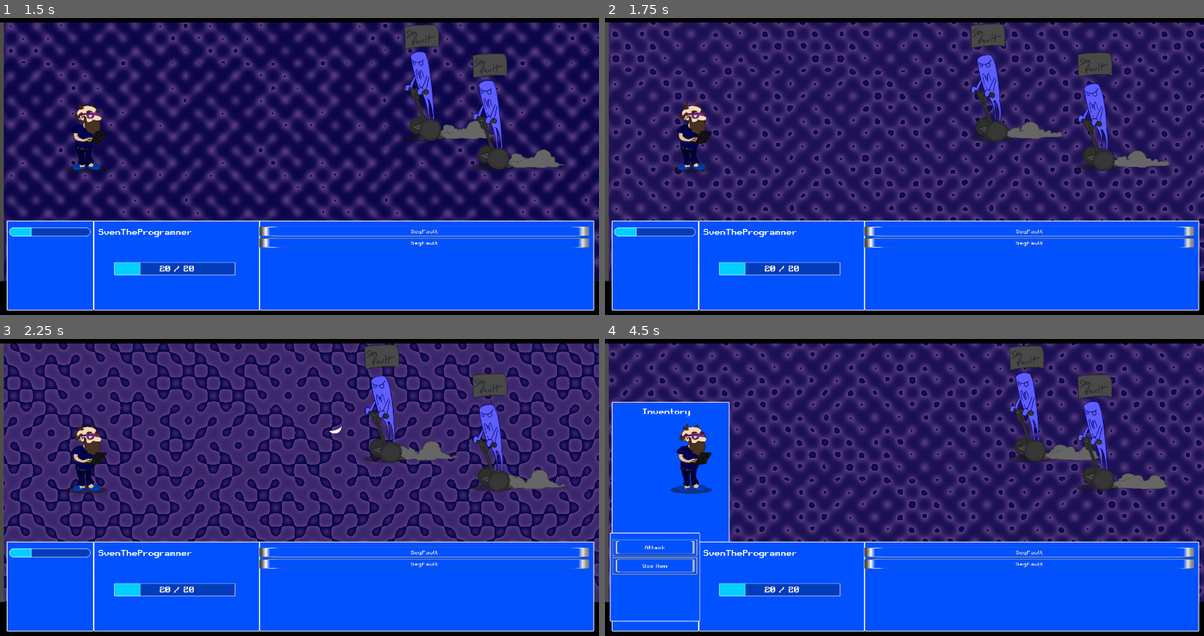
Above: before the commit, frames 1-4 (two rows, left to right).
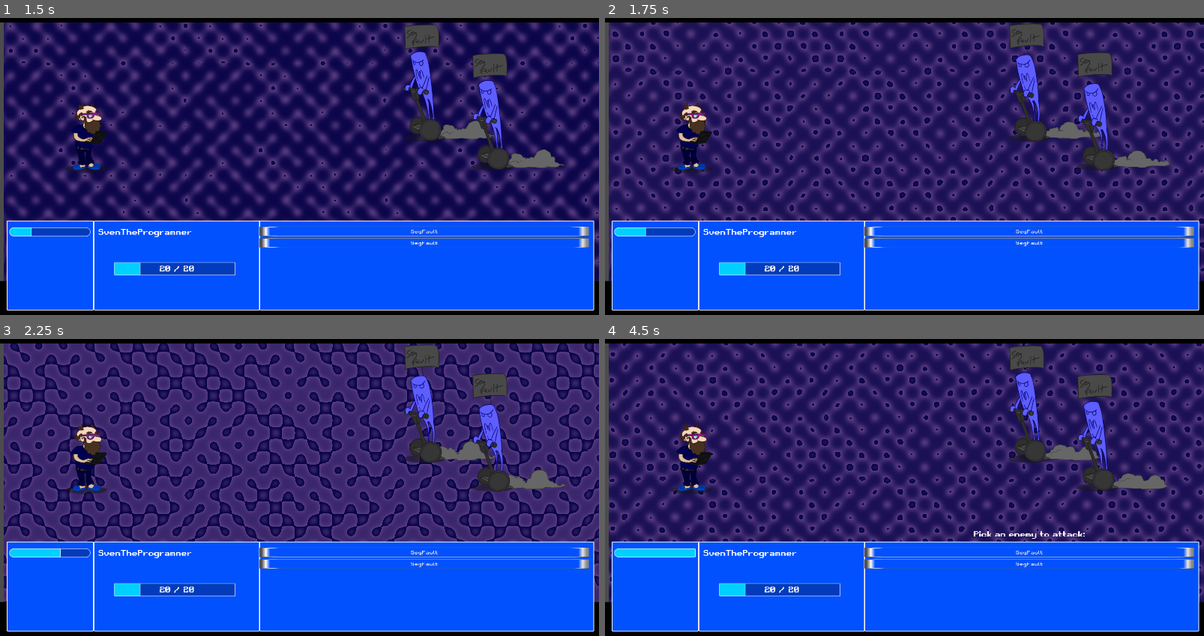
Above: after the commit, the same moments.

Repository: Alexander-Hjelm/bearded-programmer-sven
Game: Godot game, scene res://MainScene.tscn
Two runs of this game, one before a commit and one after it. Both use one fixed random seed, a clock stepped at 60 frames per second and the inputs below.
Inputs (mouse positions are in pixels of both pictures, inside the frame that each line leads up to):
- Up to frame 1 (1.5 s): click "SegFault" at 0.5 s; click "SegFault" at 1.25 s
- Up to frame 2 (1.75 s): no input
- Up to frame 3 (2.25 s): click "SegFault" at 2 s
- Up to frame 4 (4.5 s): click "SegFault" at 2.75 s; click (652, 546) at 3.5 s, where only the run after the commit has a clickable "Attack"; click (652, 564) at 4.25 s, where only the run before the commit has a clickable "Use item"

Frame 1 is identical in both runs. In frame 2, 3.1% of the frame differs, in the area x 5-83%, y 1-74%; in frame 3, 3.4%; in frame 4, 9.9%, in the area x 0-81%, y 21-96%.

Commit message:
Fix issue with dead monster labels, fix character loading by value

Diff:
--- a/Scenes/UI/HUD.gd
+++ b/Scenes/UI/HUD.gd
@@ -135,6 +135,9 @@
 	$BadGuyPanel/PickEnemyLabel.visible = false
 
 
+func notify_enemy_dead(enemy_index: int):
+	get_node("BadGuyPanel/EnemyTeamLabel" + str(enemy_index+1)).visible = false
+
 func show_pop_up_message(text):
 	$MessagePanel/MessagePanelAnim.play("Popup Long Show Message")
 	$MessagePanel/MessageText.text = str(text)
--- a/Script/character.gd
+++ b/Script/character.gd
@@ -49,13 +49,17 @@
 func deep_copy() -> Character:
 	# Copy base stats
 	var base_stats_copy: Dictionary
-	for stat in base_stats_copy:
+	for stat in self._base_stats.keys():
 		base_stats_copy[stat] = self._base_stats[stat]
 	# Copy item names
 	var item_names_by_slot_copy: Dictionary
-	for item_name in _item_names_by_slot:
+	for item_name in _item_names_by_slot.keys():
 		item_names_by_slot_copy[item_name] = _item_names_by_slot[item_name]
-	return get_script().new(_name, base_stats_copy, item_names_by_slot_copy)
+	# Copy item drops
+	var item_drops_copy: Dictionary
+	for item_name in _item_drops.keys():
+		item_drops_copy[item_name] = _item_drops[item_name]
+	return get_script().new(_name, _resource_path, base_stats_copy, item_names_by_slot_copy, item_drops_copy)
 
 # Tick. Go over all non-permanent effects and remove them once they expire
 func tick():
--- a/Script/character_database.gd
+++ b/Script/character_database.gd
@@ -1,7 +1,7 @@
 class_name CharacterDatabase extends Node2D
 
 # Available items. Type: <String, Item>
-var characters : Dictionary = {
+var _characters : Dictionary = {
 	# Bearded Programmer Sven
 	"Bearded Programmer Sven": Character.new(
 		"Bearded Programmer Sven",
@@ -86,3 +86,7 @@
 		{}
 	)
 }
+
+# Use this when getting characters
+func get_character(character_name: String) -> Character:
+	return _characters[character_name].deep_copy()
--- a/Script/combat_manager.gd
+++ b/Script/combat_manager.gd
@@ -206,6 +206,9 @@
 		# Item drop
 		# Add a random item to the player's inventory:
 		drop_item(_queued_target_character)
+
+		# Notify the HUD that the character has died
+		HUD.notify_enemy_dead(_characters_by_team[1].find(_queued_target_character))
 
 		# Erase the reference to the character
 		_characters_by_team[0].erase(_queued_target_character)
--- a/Script/game_manager.gd
+++ b/Script/game_manager.gd
@@ -10,11 +10,11 @@
 
 # All possible combat encounters that will play out, in order
 var _combat_encounters: Array = [
-	[character_database.characters["Segfault"],
-		character_database.characters["Segfault"]],
-	[character_database.characters["Stack Overflow"]],
-	[character_database.characters["Blue Screen of Death"]],
-	[character_database.characters["Godot Boss"]]
+	[character_database.get_character("Segfault"),
+		character_database.get_character("Segfault")],
+	[character_database.get_character("Stack Overflow")],
+	[character_database.get_character("Blue Screen of Death")],
+	[character_database.get_character("Godot Boss")]
 ]
 
 enum _sven_morph_states {HUMAN,SEG, SEGTV, SEGSTACK, STACK, STACKTV, TV, FULLMORPH}
@@ -22,11 +22,13 @@
 # Which combat encounter are we currently on?
 var _active_combat_encounter: int = 0
 
+var _player_character: Character
+
 # Called when the node enters the scene tree for the first time.
 func _ready():
 	# Spawn up the first combat encounter
-	var player_character: Character = character_database.characters["Bearded Programmer Sven"]
-	combat_manager.create_combat_encounter([player_character], _combat_encounters[_active_combat_encounter])
+	_player_character = character_database.get_character("Bearded Programmer Sven")
+	combat_manager.create_combat_encounter([_player_character], _combat_encounters[_active_combat_encounter])
 	_active_combat_encounter = _active_combat_encounter + 1
 
 	combat_manager.connect("combat_over_win", self, "_on_combat_win")
@@ -61,7 +63,6 @@
 func _on_battle_over():
 	# The battle was won, create the next combat encounter
 	if _active_combat_encounter < _combat_encounters.size():
-		var player_character: Character = character_database.characters["Bearded Programmer Sven"]
 		combat_manager.keep_track_of_svens_morph_state(_active_combat_encounter)
-		combat_manager.create_combat_encounter([player_character], _combat_encounters[_active_combat_encounter])
+		combat_manager.create_combat_encounter([_player_character], _combat_encounters[_active_combat_encounter])
 		_active_combat_encounter = _active_combat_encounter + 1
